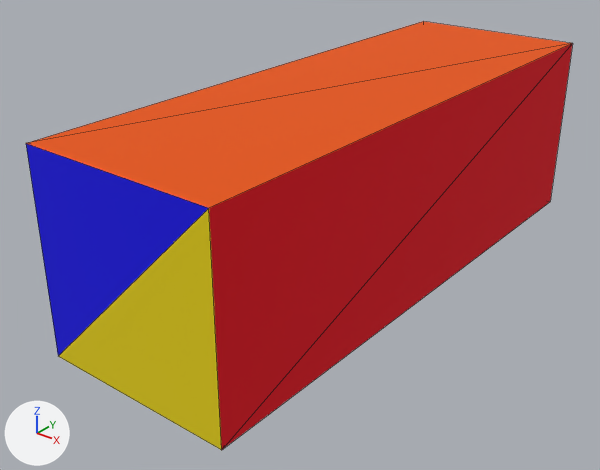
Before and after pictures for a commit that changed the OBJ model PhotonMapping/Assets/caja.obj.
Rendered twice from a 50 mm lens placed at (4.56, -4.5, 3.21), pointed at (-0.24, 1.5, -0.51). The lights are fixed; the arrows at lower left show +X, +Y and +Z. Mesh edges are drawn as thin lines. Where no turn or scale is listed for an object, it has been applied to the vertices.
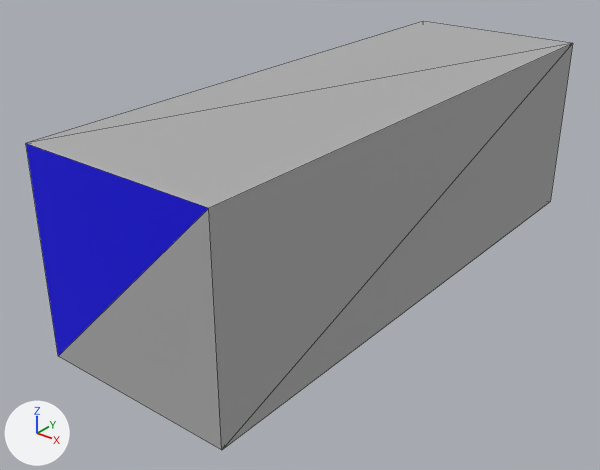
Changed parts and their boxes (x1, y1, x2, y2) in the pictures (600 x 470 px):
part 1 of me_cube_001, recoloured (orange to grey)
    both: (26, 21, 573, 208)
part 2 of me_cube_001, recoloured (red to grey)
    both: (209, 44, 573, 449)
part 3 of me_cube_001, recoloured (yellow to grey)
    both: (58, 209, 222, 450)

What the commit changed:
Material 'Material.003' (mat_material_003) is new.
Its base color is (0.0513, 0.8, 0.0) (green #40e700).
Its roughness is 1.0.
Material 'Material.004' (mat_material_004) is new.
Its base color is (0.419, 0.419, 0.419) (grey #adadad).
Its roughness is 1.0.
me_cube_001 has 8 vertices, 12 faces and spans x -1.0..1.0, y -1.0..5.0, z -1.0..1.0.
me_cube_001 is used by ob_cube_001; location (0.0, 0.0, 0.0).
me_cube_001 no longer uses material mat_white (yellow #e7d100).
me_cube_001 part 1: 2 faces spanning x -1.0..1.0, y -1.0..5.0, z 1.0 switch from mat_material_001 (orange #e75500) to mat_material_004 (grey #adadad).
me_cube_001 part 2: 2 faces spanning x 1.0, y -1.0..5.0, z -1.0..1.0 switch from mat_red (red #e7001b) to mat_material_004 (grey #adadad).
me_cube_001 part 3: 1 face spanning x -1.0..1.0, y -1.0, z -1.0..1.0 switches from mat_white (yellow #e7d100) to mat_material_004 (grey #adadad).
me_cube_001 now uses material mat_material_003 (green #40e700).
